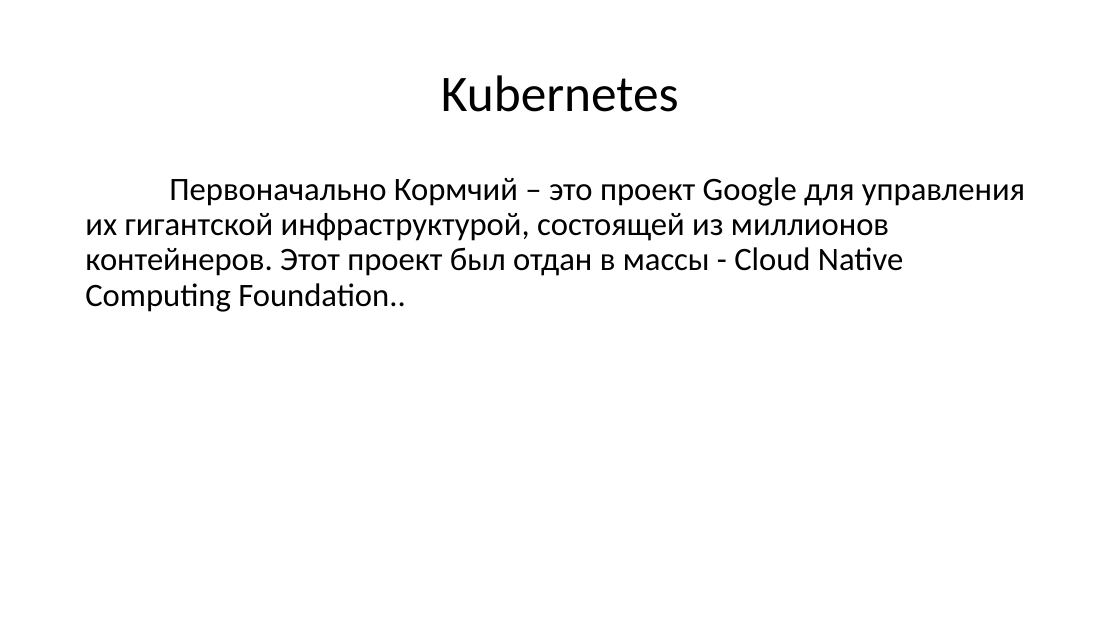
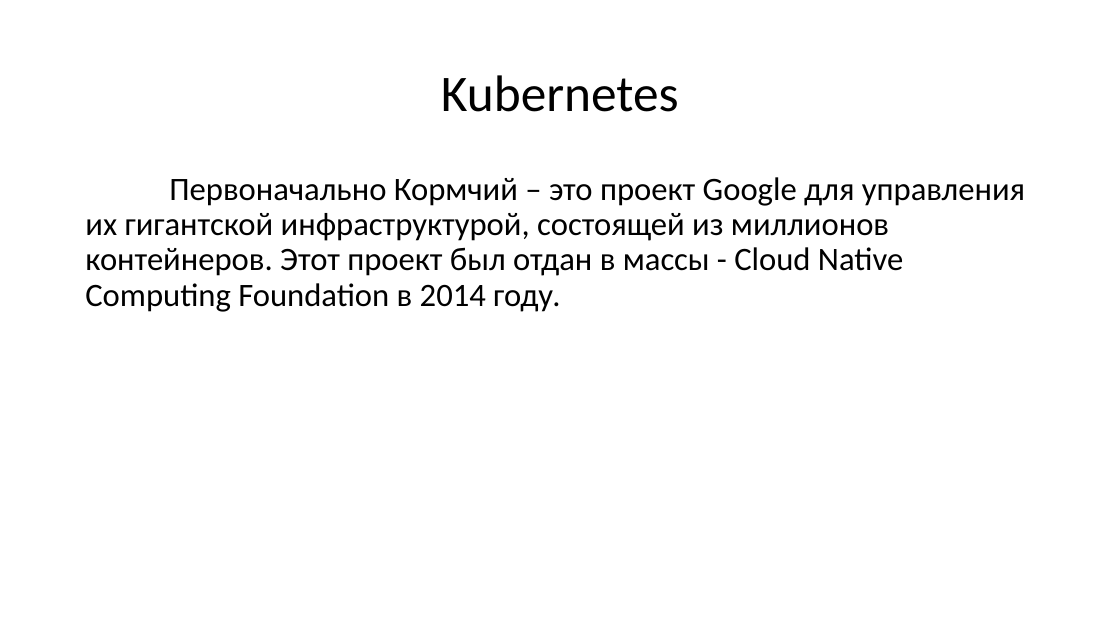
Before and after one commit to Kollekcioner47/k8s, a slide deck: slide 3 of k8s.pptx. Drawn at 1120x630 pixels with LibreOffice and Linux fonts; fonts in the diff are those of the drawing. Boxes give left, top, right and bottom in pixels: in the first picture for what was removed or moved away, otherwise in the second. Text is boxed around its words. In the diff, an @@ line names an element or a change of style, - is before the commit and + after.

```diff
--- a/k8s.pptx
+++ b/k8s.pptx
@@ text at bbox=[85, 177, 1025, 312]: text changed @@
-Первоначально Кормчий – это проект Google для управления их гигантской инфраструктурой, состоящей из миллионов контейнеров. Этот проект был отдан в массы - Cloud Native Computing Foundation..
+Первоначально Кормчий – это проект Google для управления их гигантской инфраструктурой, состоящей из миллионов контейнеров. Этот проект был отдан в массы - Cloud Native Computing Foundation в 2014 году.
```
Also in this commit, not shown: 7 other slides changed, 23 slides added, 12 slides removed.
